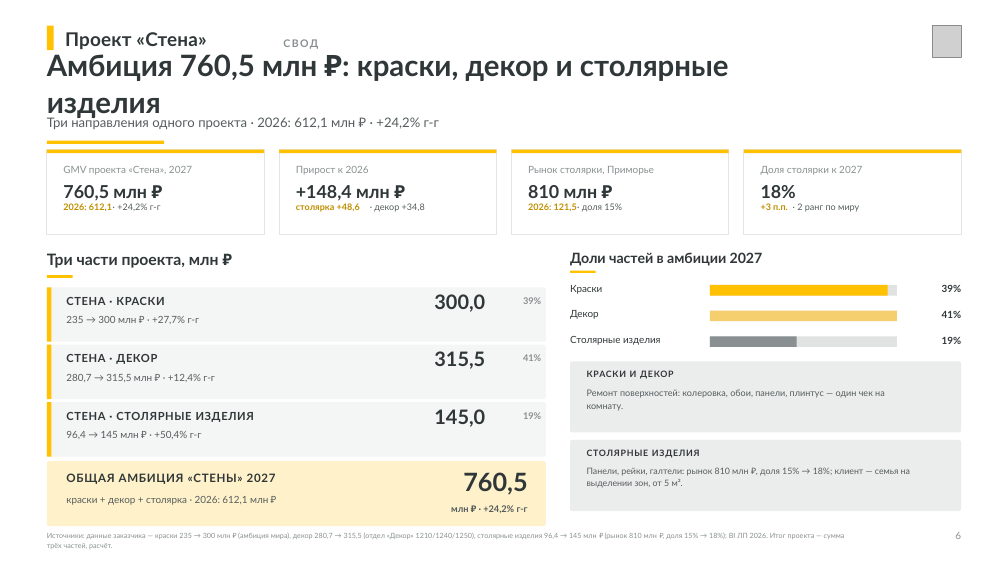
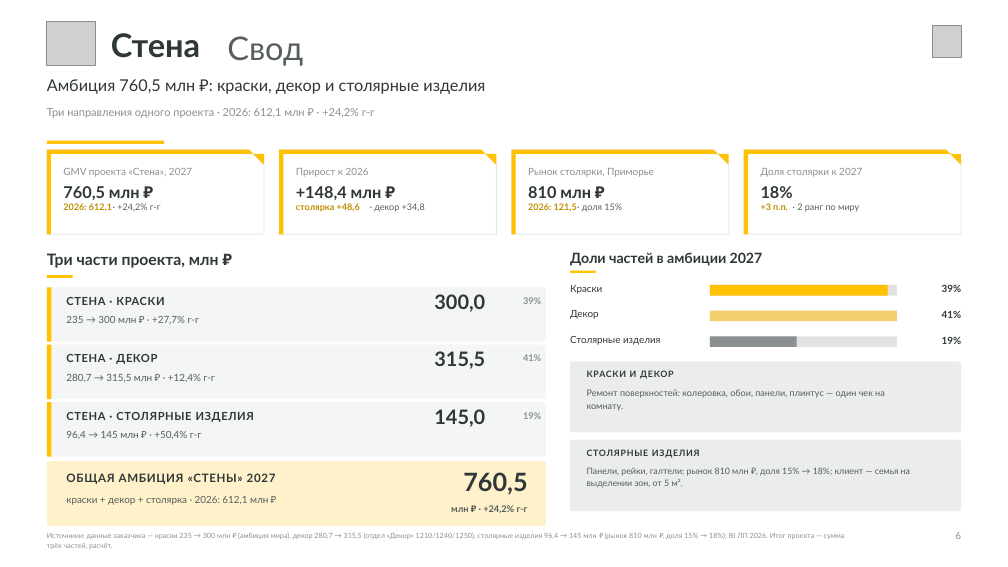
Before and after one commit to dmitrypalych44-ai/power-point, a slide deck: slide 6 of deliverables/Лемана_ПРО_Стратегия_Владивосток_2027.pptx. Drawn at 1008x567 pixels with LibreOffice and Linux fonts; fonts in the diff are those of the drawing; grey boxes stand for pictures. Boxes give left, top, right and bottom in pixels: in the first picture for what was removed or moved away, otherwise in the second. Text is boxed around its words. In the diff, an @@ line names an element or a change of style, - is before the commit and + after.

```diff
--- a/deliverables/Лемана_ПРО_Стратегия_Владивосток_2027.pptx
+++ b/deliverables/Лемана_ПРО_Стратегия_Владивосток_2027.pptx
@@ rectangle removed at (47, 26, 54, 51) @@
@@ picture added at (47, 21, 96, 65) @@
@@ text at (111, 33, 200, 58): text changed; size 18 to 31 pt @@
-Проект «Стена»
+Стена
@@ text at (227, 36, 303, 66): text changed; size 10 to 31 pt; text colour #8A9091 to #565D5E; bold off @@
-СВОД
+Свод
@@ text at (47, 79, 485, 94): text changed; size 28 to 15.5 pt; bold off @@
-Амбиция 760,5 млн ₽: краски, декор и столярные
-изделия
+Амбиция 760,5 млн ₽: краски, декор и столярные изделия
@@ text "Три направления одного проекта · ...": place and size @@
-text "Три направления одного проекта · ..." at (47, 115, 439, 130)
+text "Три направления одного проекта · ..." at (47, 108, 375, 118)
@@ text "Три направления одного проекта · ..." at (47, 108, 375, 118): size 12.5 to 10.5 pt, text colour #565D5E to #8A9091; line spacing 1.2 to 1.16 @@
@@ rectangle removed at (47, 150, 264, 234) @@
@@ rectangle removed at (47, 150, 264, 153) @@
@@ freeform shape added at (47, 150, 264, 234), fill #FFFFFF, outline #E4E6E6 0.75 pt @@
@@ freeform shape added at (47, 150, 264, 165), fill #FFC100 @@
@@ rectangle added at (47, 154, 51, 234), fill #FFC100 @@
@@ rectangle removed at (279, 150, 496, 234) @@
@@ rectangle removed at (279, 150, 496, 153) @@
@@ freeform shape added at (279, 150, 496, 234), fill #FFFFFF, outline #E4E6E6 0.75 pt @@
@@ freeform shape added at (279, 150, 496, 165), fill #FFC100 @@
@@ rectangle added at (279, 154, 284, 234), fill #FFC100 @@
@@ rectangle removed at (512, 150, 729, 234) @@
@@ rectangle removed at (512, 150, 729, 153) @@
@@ freeform shape added at (512, 150, 729, 234), fill #FFFFFF, outline #E4E6E6 0.75 pt @@
@@ freeform shape added at (512, 150, 729, 165), fill #FFC100 @@
@@ rectangle added at (512, 154, 516, 234), fill #FFC100 @@
@@ rectangle removed at (744, 150, 961, 234) @@
@@ rectangle removed at (744, 150, 961, 153) @@
@@ freeform shape added at (744, 150, 961, 234), fill #FFFFFF, outline #E4E6E6 0.75 pt @@
@@ freeform shape added at (744, 150, 961, 165), fill #FFC100 @@
@@ rectangle added at (744, 154, 749, 234), fill #FFC100 @@
@@ size 17 to 15.5 pt in 4 elements at (63, 186, 140, 200), (296, 186, 382, 200), (528, 186, 591, 198), (761, 186, 793, 198) @@
```
Also in this commit, not shown: 33 other slides changed, 35 other files.
